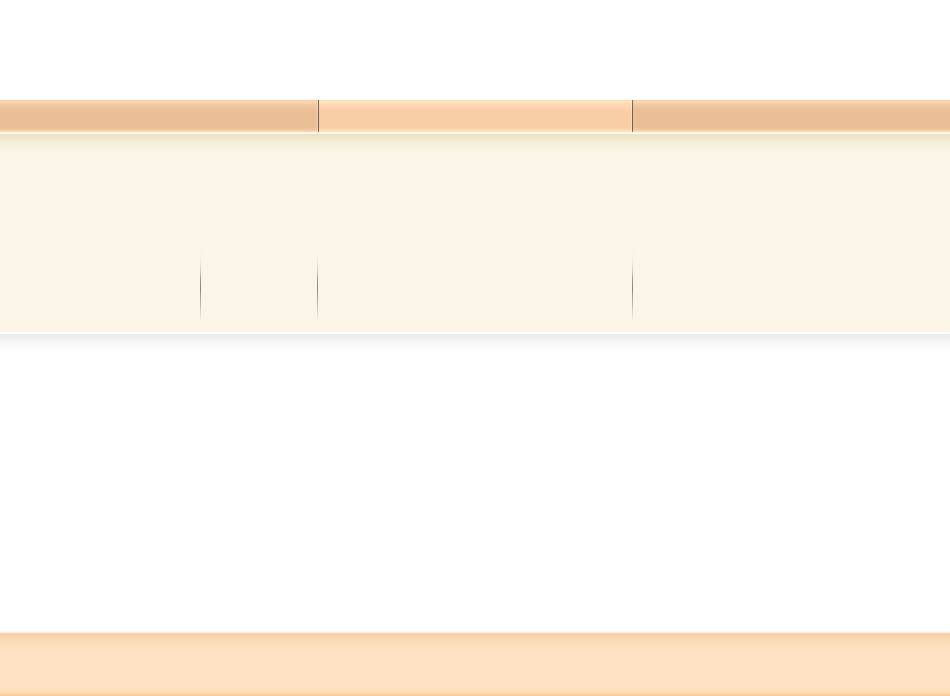
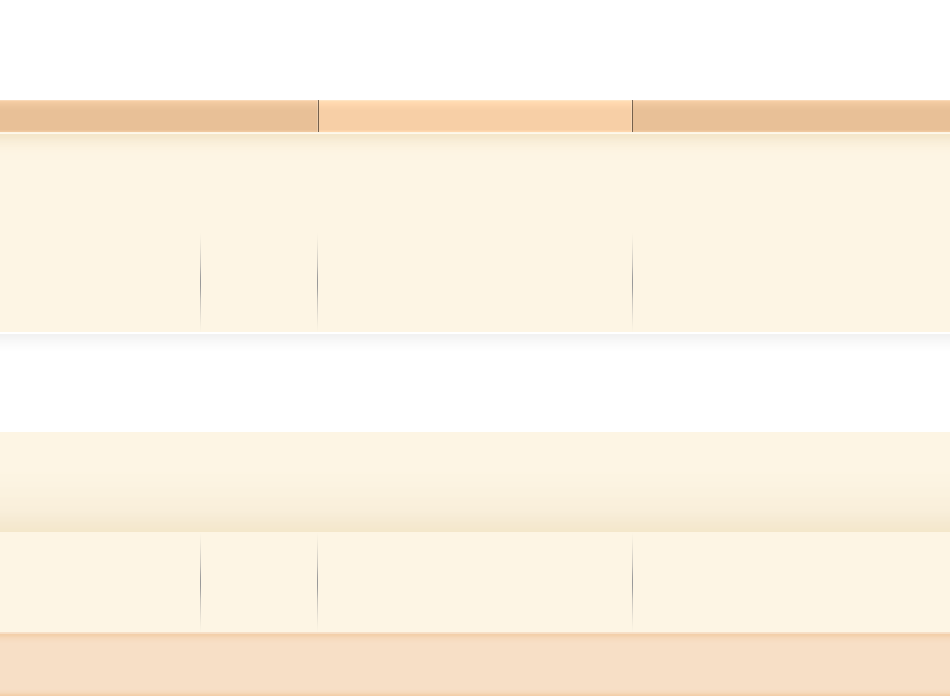
Before/after of a 950×696 layered artwork. What changed in the layer stack:
painted on "navbar button" over [0, 100, 950, 132]
painted on "navbar" over [0, 100, 950, 132]
painted on "header widgets" over [0, 132, 950, 232]
painted on "header boxes" over [0, 232, 950, 332]
renamed "footer stroke" to "footer widgets shadow", blend screen → normal, moved it above "footer widgets", painted on it over [0, 632, 950, 633]
painted on "footer widgets" over [0, 432, 950, 532]
painted on "footer boxes" over [0, 532, 950, 632]
painted on "footer" over [0, 632, 950, 696]
